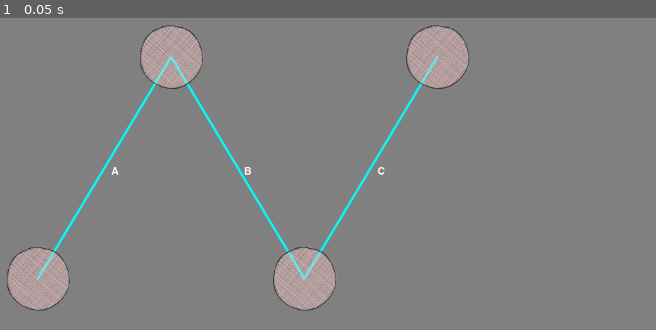
Above: before the commit, frame 1.
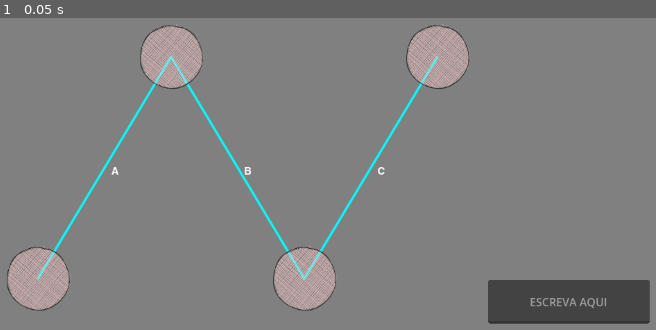
Above: after the commit, the same moment.

Repository: gabriel-fonseca-repo/kyles-file-kingdom
Game: Godot game, scene res://scenes/cena_principal.tscn
Same seed, same stepped clock (60 frames per second), same inputs: the game is played once before the commit and once after it.
Inputs:
- Up to frame 1 (0.05 s): no input

The runs differ from the first frame. In frame 1, 3.4% of the frame differs, in the area x 74-100%, y 83-99%.

Commit message:
leitura de input com regex

Diff:
--- /dev/null
+++ b/node_2d.tscn
@@ -0,0 +1,46 @@
+[gd_scene load_steps=6 format=3 uid="uid://bkptr8icl7p8l"]
+
+[ext_resource type="Script" path="res://node_2d.gd" id="1_1sxkm"]
+[ext_resource type="Script" path="res://LineEdit.gd" id="2_32lko"]
+
+[sub_resource type="PlaceholderTexture2D" id="PlaceholderTexture2D_nj453"]
+
+[sub_resource type="PlaceholderTexture2D" id="PlaceholderTexture2D_mm1h4"]
+
+[sub_resource type="PlaceholderTexture2D" id="PlaceholderTexture2D_jp0k1"]
+
+[node name="Scene" type="Node2D"]
+
+[node name="ColorRect" type="ColorRect" parent="."]
+offset_right = 1152.0
+offset_bottom = 648.0
+color = Color(0.223529, 0.247059, 0.439216, 1)
+
+[node name="Graph" type="Node2D" parent="."]
+script = ExtResource("1_1sxkm")
+
+[node name="Sprite2D" type="Sprite2D" parent="Graph"]
+position = Vector2(425, 201)
+scale = Vector2(80, 80)
+texture = SubResource("PlaceholderTexture2D_nj453")
+
+[node name="Sprite2D2" type="Sprite2D" parent="Graph"]
+position = Vector2(200, 311)
+scale = Vector2(80, 80)
+texture = SubResource("PlaceholderTexture2D_mm1h4")
+
+[node name="Sprite2D3" type="Sprite2D" parent="Graph"]
+position = Vector2(416, 464)
+scale = Vector2(80, 80)
+texture = SubResource("PlaceholderTexture2D_jp0k1")
+
+[node name="LineEdit" type="LineEdit" parent="."]
+offset_left = 750.0
+offset_top = 510.0
+offset_right = 1003.0
+offset_bottom = 579.0
+placeholder_text = "ESCREVA AQUI"
+alignment = 1
+script = ExtResource("2_32lko")
+
+[connection signal="text_changed" from="LineEdit" to="LineEdit" method="_on_text_changed"]
--- a/scenes/Graph.gd
+++ b/scenes/Graph.gd
@@ -1,7 +1,10 @@
 extends Node2D
 
+var regex = RegEx.new()
+var last_regex_match = ""
+
 func _ready():
-	pass
+	regex.compile("(b*((a+b)+b)*)+")
 
 func _process(delta):
 	pass
@@ -37,3 +40,11 @@
 	ponto.x += 10
 	ponto.y += 10
 	return ponto
+
+
+func _on_line_edit_text_changed(new_text):
+	var result = regex.search(new_text)
+
+	if result and !result.get_string().is_empty() and result.get_string() != last_regex_match:
+		last_regex_match = result.get_string()
+		print(last_regex_match + " [ENCONTRADO]")
--- a/scenes/cena_principal.tscn
+++ b/scenes/cena_principal.tscn
@@ -75,3 +75,13 @@
 position = Vector2(0, 3.05176e-05)
 scale = Vector2(0.651899, 0.651899)
 texture = ExtResource("2_b2gf0")
+
+[node name="LineEdit" type="LineEdit" parent="."]
+offset_left = 809.0
+offset_top = 482.0
+offset_right = 1042.0
+offset_bottom = 545.0
+placeholder_text = "ESCREVA AQUI"
+alignment = 1
+
+[connection signal="text_changed" from="LineEdit" to="Graph" method="_on_line_edit_text_changed"]
